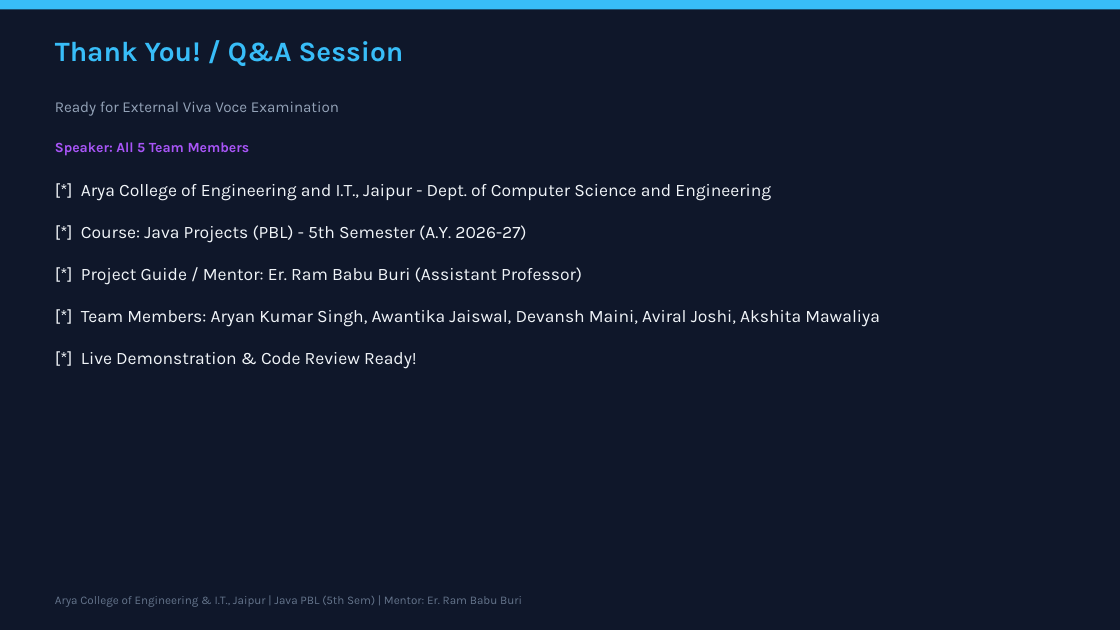
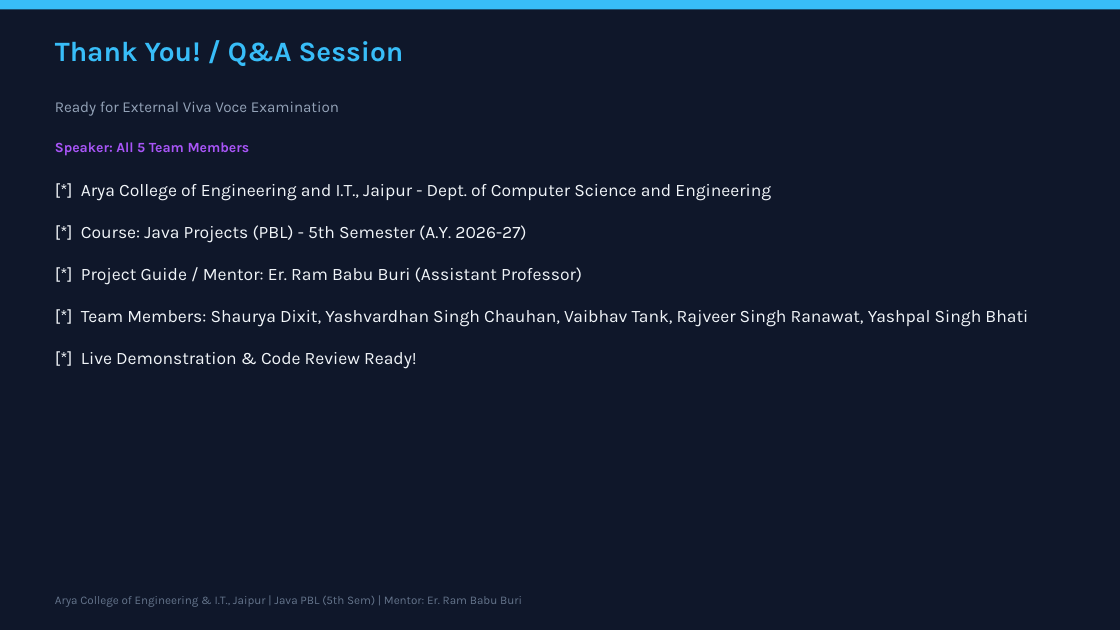
Before and after one commit to shauryadixit005-lab/RAG_Project, a slide deck: slide 15 of submission_reports/DocuQuery_AI_Presentation.pptx. Drawn at 1120x630 pixels with LibreOffice and Linux fonts; fonts in the diff are those of the drawing. Boxes give left, top, right and bottom in pixels: in the first picture for what was removed or moved away, otherwise in the second. Text is boxed around its words. In the diff, an @@ line names an element or a change of style, - is before the commit and + after.

```diff
--- a/submission_reports/DocuQuery_AI_Presentation.pptx
+++ b/submission_reports/DocuQuery_AI_Presentation.pptx
@@ text at (81, 184, 1028, 369): text changed @@
-[*] Arya College of Engineering and I.T., Jaipur - Dept. of Computer Science and Engineering
-[*] Course: Java Projects (PBL) - 5th Semester (A.Y. 2026-27)
-[*] Project Guide / Mentor: Er. Ram Babu Buri (Assistant Professor)
-[*] Team Members: Aryan Kumar Singh, Awantika Jaiswal, Devansh Maini, Aviral Joshi, Akshita Mawaliya
-[*] Live Demonstration & Code Review Ready!
+[*] Arya College of Engineering and I.T., Jaipur - Dept. of Computer Science and Engineering
+[*] Course: Java Projects (PBL) - 5th Semester (A.Y. 2026-27)
+[*] Project Guide / Mentor: Er. Ram Babu Buri (Assistant Professor)
+[*] Team Members: Shaurya Dixit, Yashvardhan Singh Chauhan, Vaibhav Tank, Rajveer Singh Ranawat, Yashpal Singh Bhati
+[*] Live Demonstration & Code Review Ready!
```
Also in this commit, not shown: 14 other slides changed, 21 other files.
